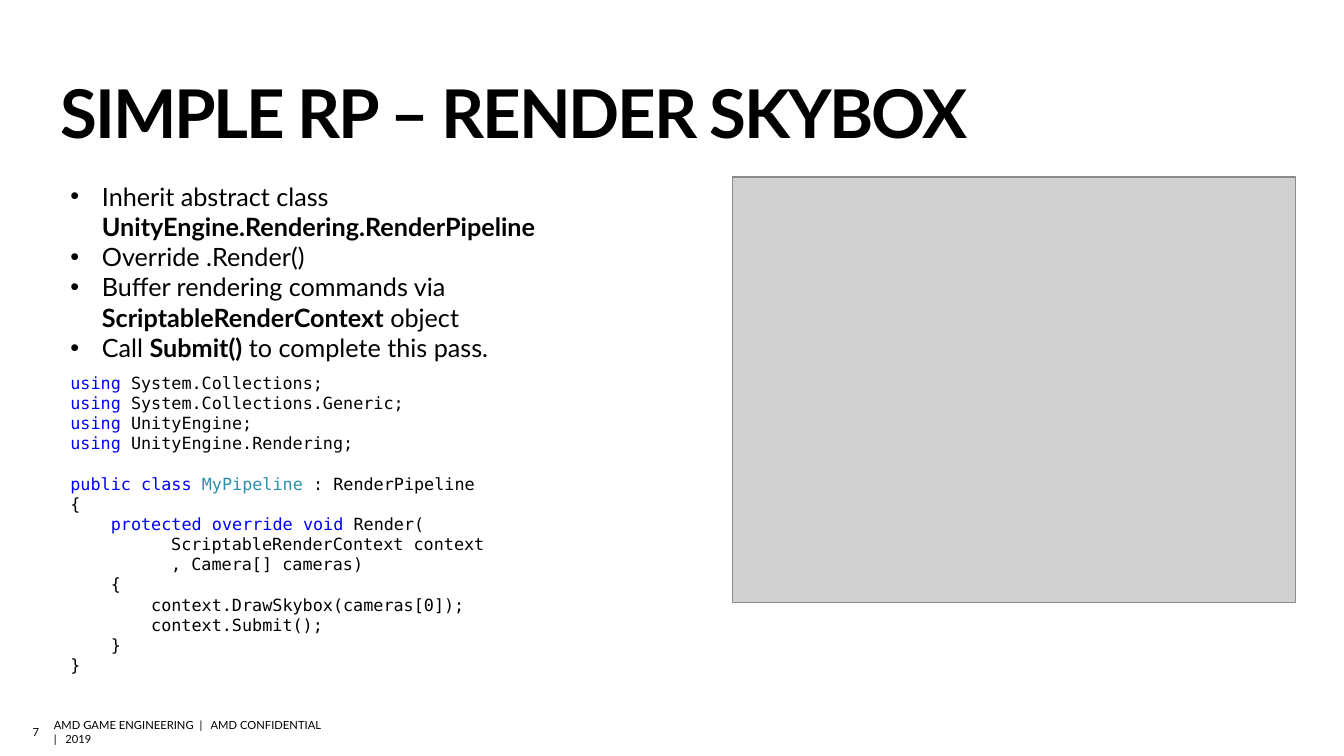
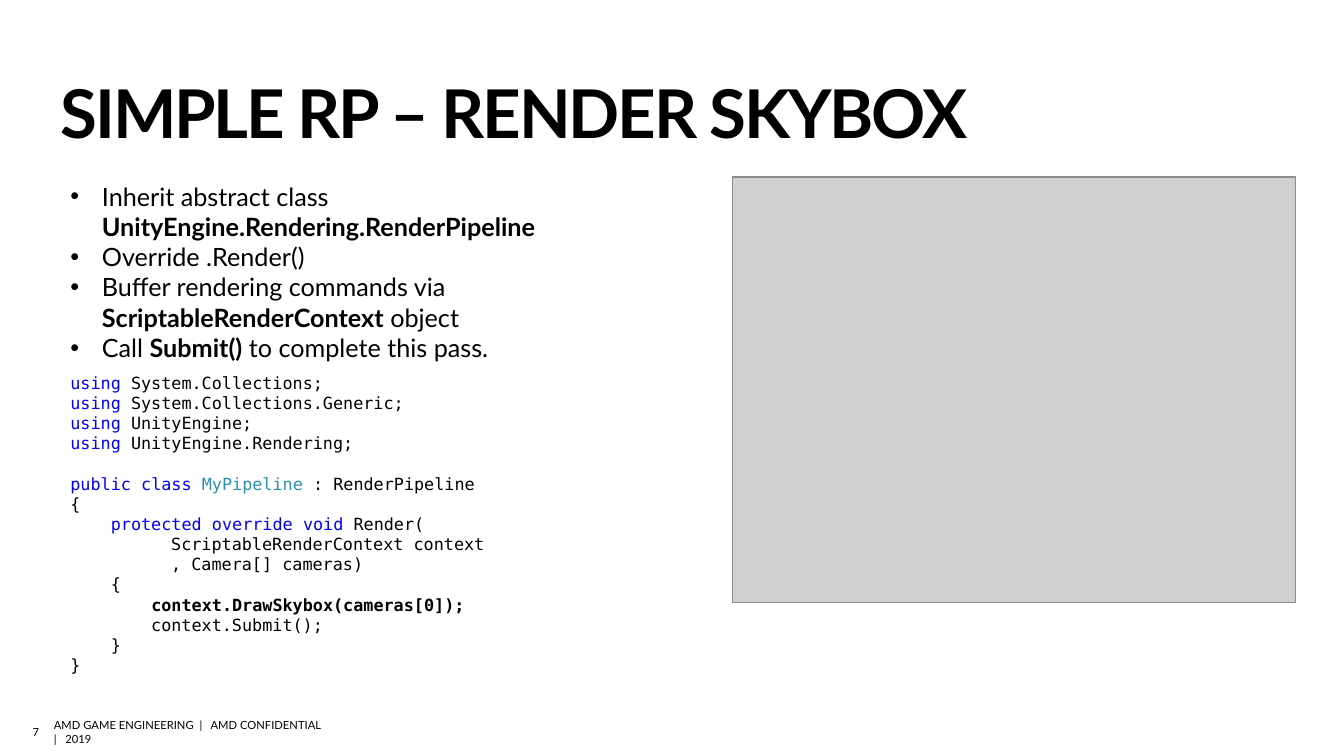
Before and after one commit to david-lively/CustomSRP, a slide deck: slide 7 of HDRP.pptx. Drawn at 1344x756 pixels with LibreOffice and Linux fonts; fonts in the diff are those of the drawing; grey boxes stand for pictures; background and template pictures are left out. Boxes give left, top, right and bottom in pixels: in the first picture for what was removed or moved away, otherwise in the second. Text is boxed around its words. In the diff, an @@ line names an element or a change of style, - is before the commit and + after.

```diff
--- a/HDRP.pptx
+++ b/HDRP.pptx
@@ text at bbox=[151, 598, 464, 615]: bold on in "context.DrawSkybox(cameras[0]);" @@
```
Also in this commit, not shown: 3 other slides changed, 1 slide added.
